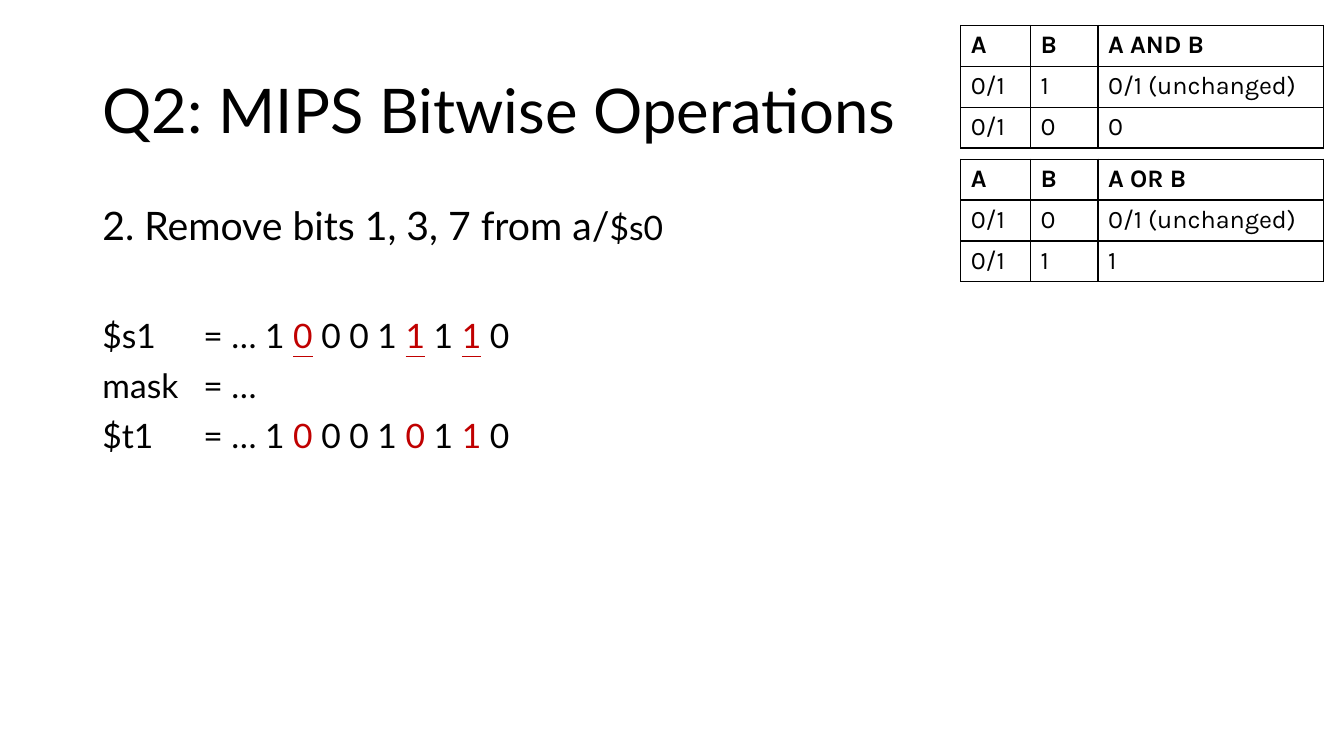
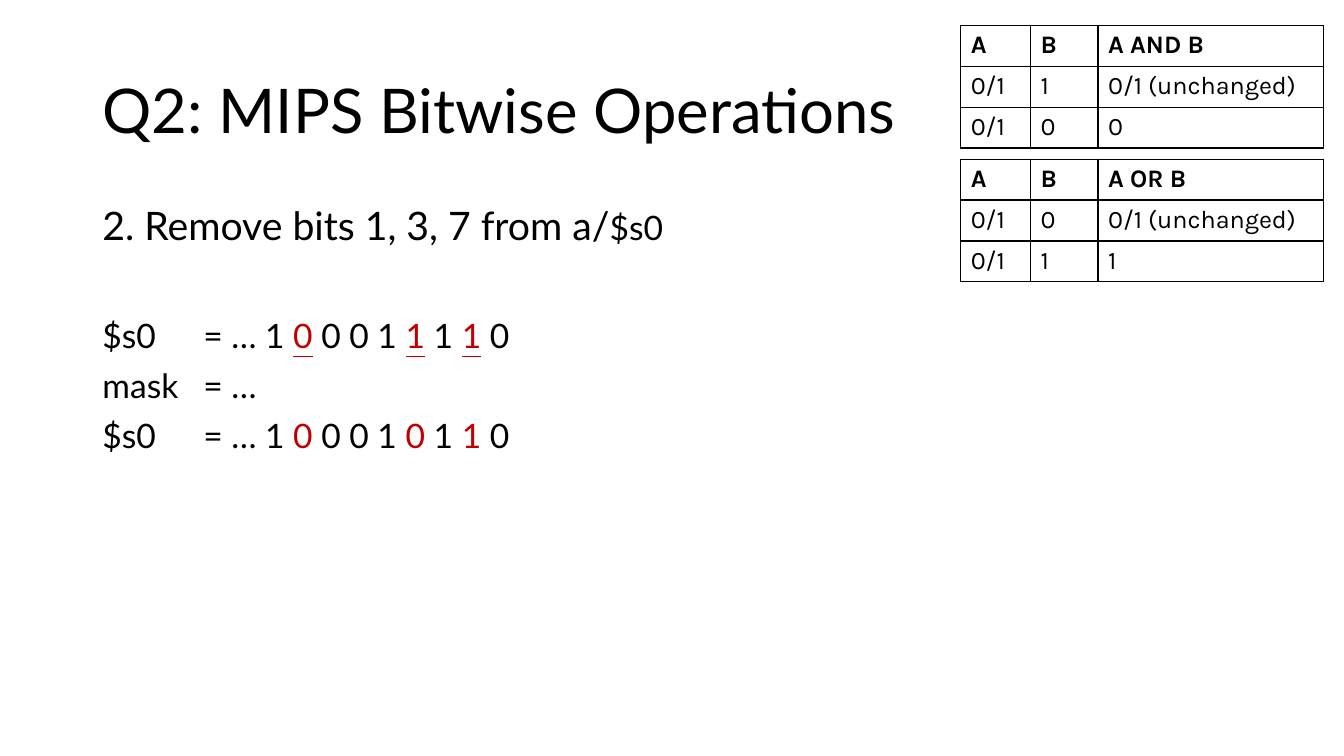
Before and after one commit to theodoreleebrant-acad/TA-2425S1-dev, a slide deck: slide 12 of CS2100/CS2100 Tutorial 2.pptx. Drawn at 1344x756 pixels with LibreOffice and Linux fonts; fonts in the diff are those of the drawing. Boxes give left, top, right and bottom in pixels: in the first picture for what was removed or moved away, otherwise in the second. Text is boxed around its words. In the diff, an @@ line names an element or a change of style, - is before the commit and + after.

```diff
--- a/CS2100/CS2100 Tutorial 2.pptx
+++ b/CS2100/CS2100 Tutorial 2.pptx
@@ text at (102,320,509,352): text changed @@
-$s1 = … 1 0 0 0 1 1 1 1 0
+$s0 = … 1 0 0 0 1 1 1 1 0
@@ text at (102,420,509,452): text changed @@
-$t1 = … 1 0 0 0 1 0 1 1 0
+$s0 = … 1 0 0 0 1 0 1 1 0
```
Also in this commit, not shown: 1 other slide changed, 7 other files.
